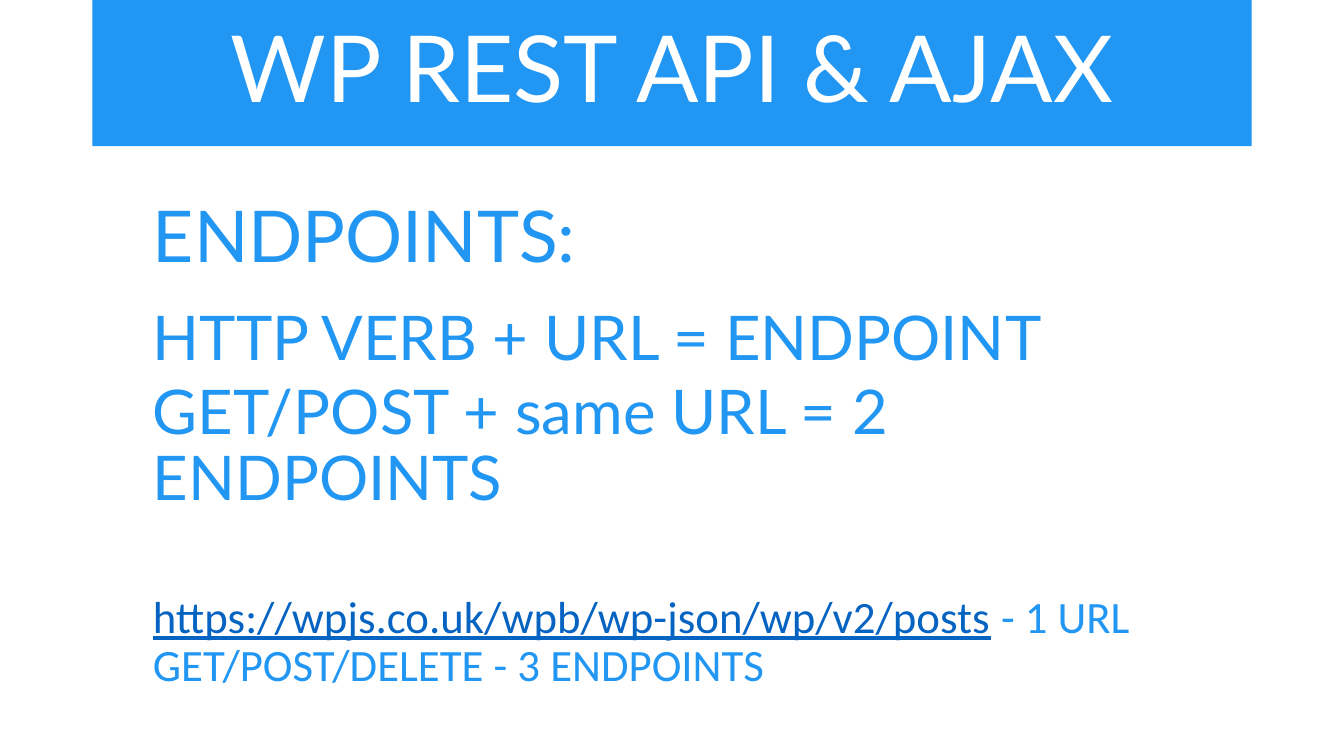
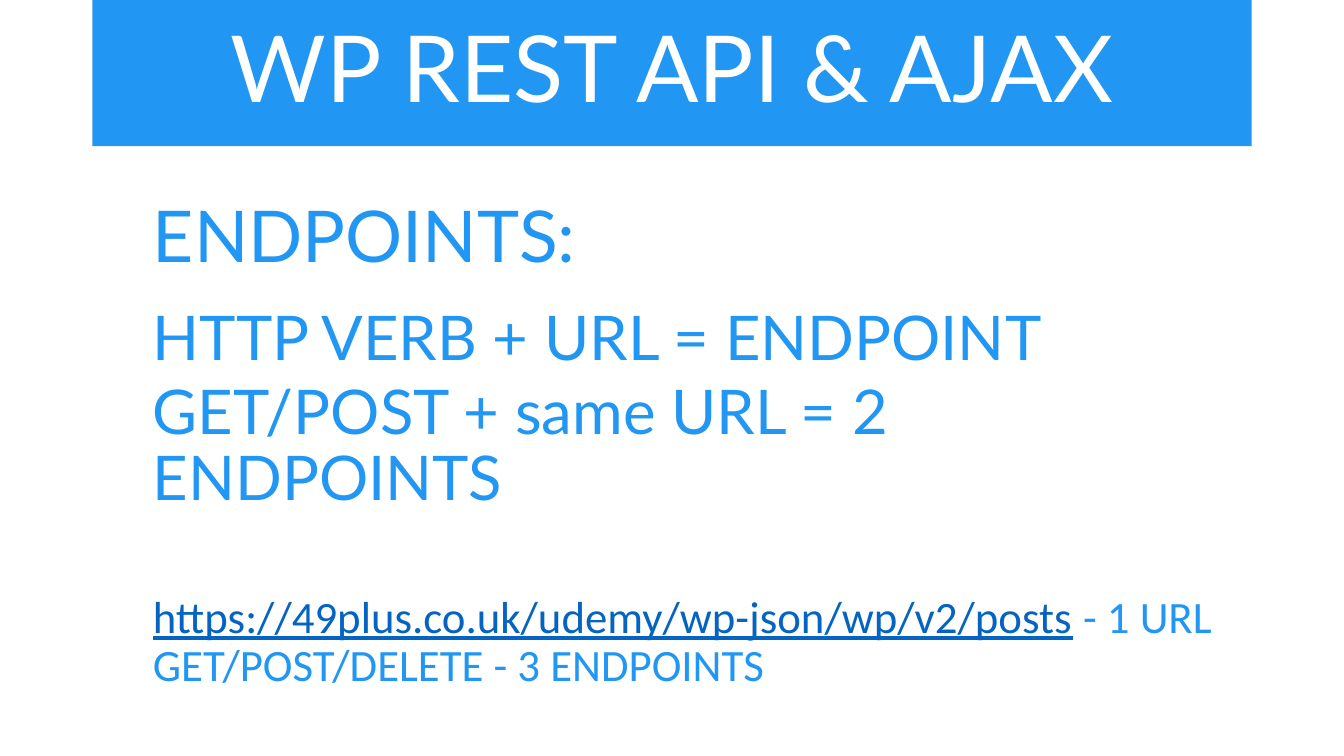
Before and after one commit to iwswordpress/rest, a slide deck: slide 8 of rest-api-workshop.pptx (slide 7 before the commit). Drawn at 1344x756 pixels with LibreOffice and Linux fonts; fonts in the diff are those of the drawing. Boxes give left, top, right and bottom in pixels: in the first picture for what was removed or moved away, otherwise in the second. Text is boxed around its words. In the diff, an @@ line names an element or a change of style, - is before the commit and + after.

```diff
--- a/rest-api-workshop.pptx
+++ b/rest-api-workshop.pptx
@@ text at (153,602,1212,683): text changed @@
-  https://wpjs.co.uk/wpb/wp-json/wp/v2/posts - 1 URL GET/POST/DELETE - 3 ENDPOINTS
+  https://49plus.co.uk/udemy/wp-json/wp/v2/posts - 1 URL GET/POST/DELETE - 3 ENDPOINTS
```
Also in this commit, not shown: 7 other slides changed, 1 slide added, 7 other files.
